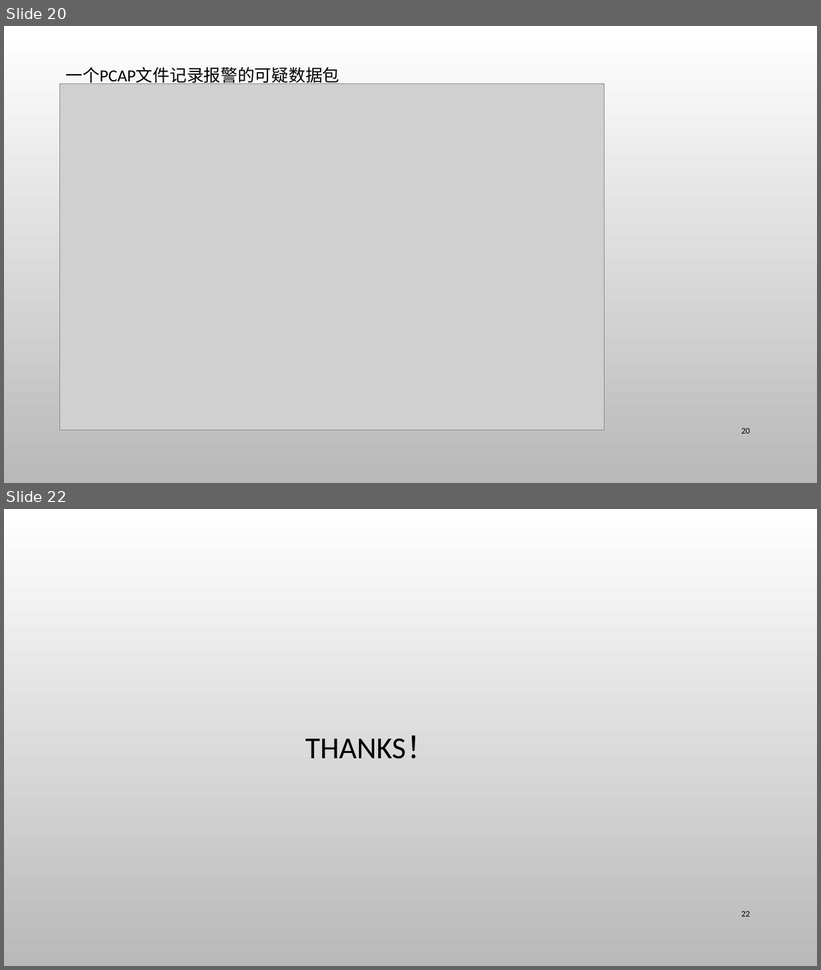
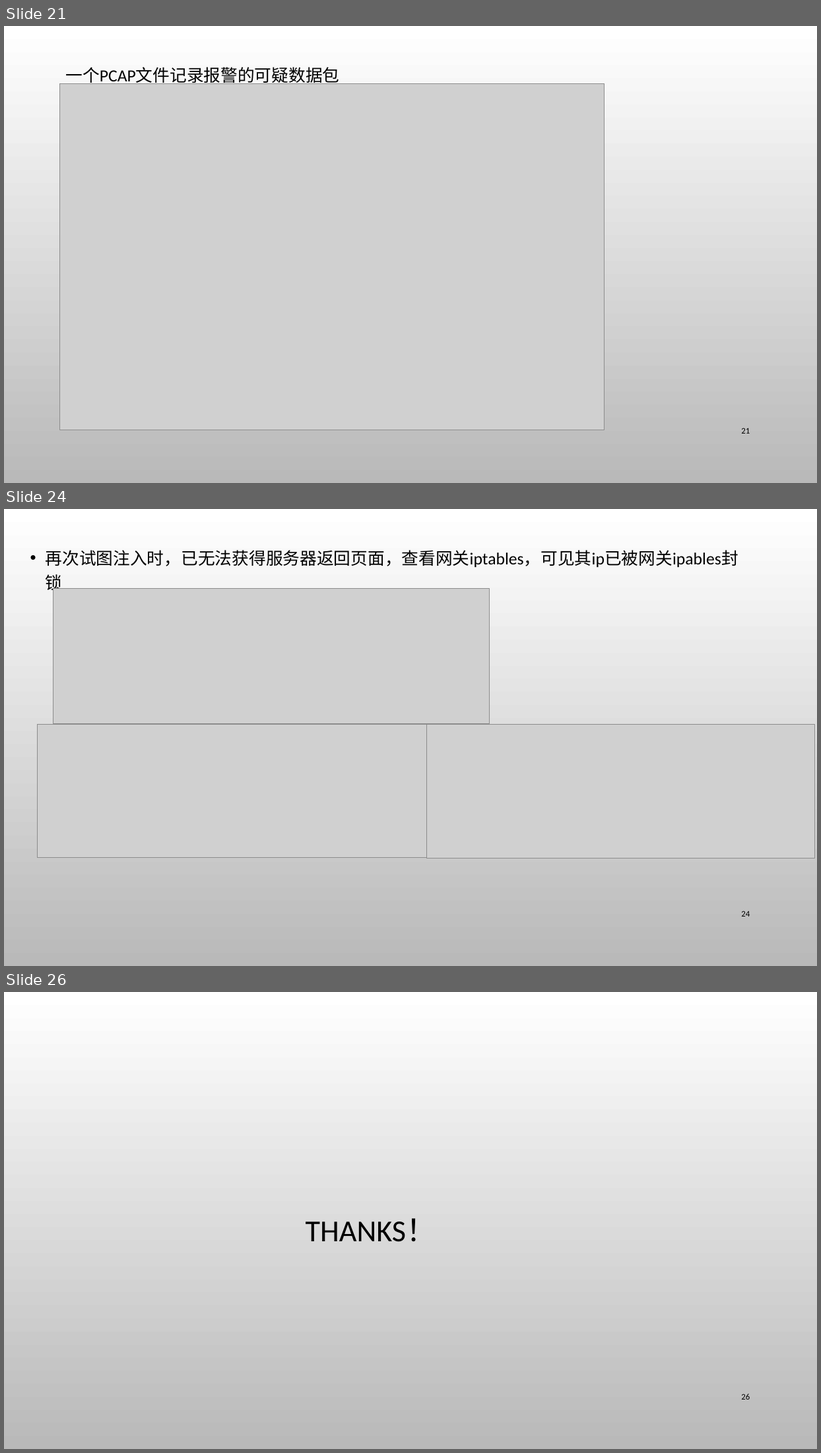
Before and after one commit to CUCCS/ns, a slide deck: 2016-2/HJJ_ZL/flippedclassroom/Snort入侵检测防御系统.pptx. Shown one above the other, each under a label of ours: slides 20 and 22 before the commit, slides 21, 24 and 26 after it; the slides between them are not shown. The pictures are 821x970 and 821x1453 pixels, drawn with LibreOffice and Linux fonts; fonts in the diff are those of the drawing; grey boxes stand for pictures; background and template pictures are left out. Boxes give left, top, right and bottom in pixels: in the first picture for what was removed or moved away, otherwise in the second. Text is boxed around its words. In the diff, an @@ line names an element or a change of style, - is before the commit and + after.

```diff
--- a/2016-2/HJJ_ZL/flippedclassroom/Snort入侵检测防御系统.pptx
+++ b/2016-2/HJJ_ZL/flippedclassroom/Snort入侵检测防御系统.pptx
@@ slide 24 added at (4, 509, 817, 966), background picture (left out) @@
@@ text added at (46, 550, 739, 567), 20 pt, text #000000 @@
+• 再次试图注入时，已无法获得服务器返回页面，查看网关iptables，可见其ip已被网关ipables封锁
@@ picture added at (53, 589, 490, 724) @@
@@ picture added at (38, 725, 426, 859) @@
@@ picture added at (426, 725, 814, 859) @@
@@ page number added at (741, 911, 750, 917), 10 pt, text #000000 @@
+24
@@ what was slide 20 is now slide 21 @@
@@ page number at (741, 428, 750, 434): text changed @@
-20
+21
@@ what was slide 22 is now slide 26 @@
@@ page number at (741, 1394, 750, 1400): text changed @@
-22
+26
```
Also in this commit, not shown: 9 slides changed, 3 other slides added.
